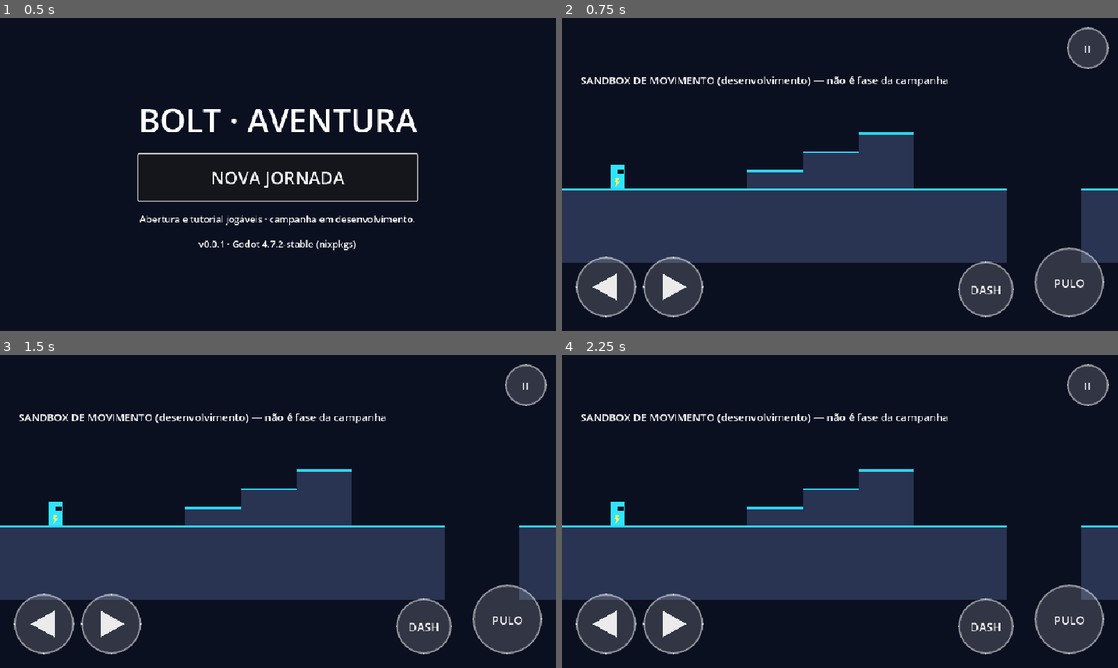
Above: before the commit, frames 1-4 (two rows, left to right).
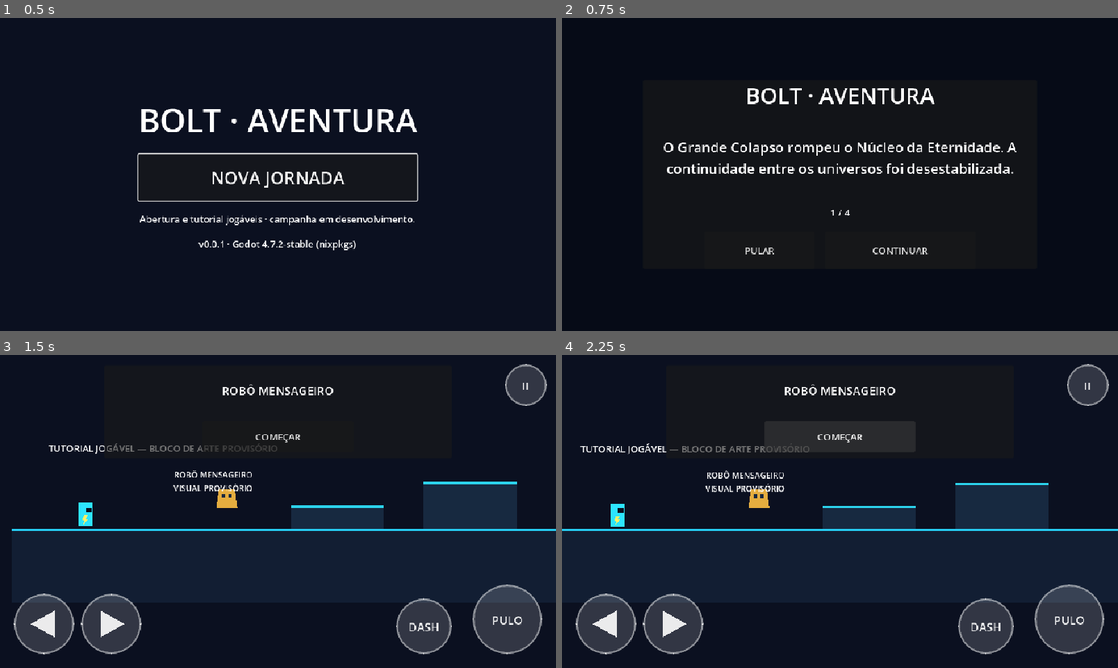
Above: after the commit, the same moments.

Repository: jyanzy19-yml/new-bolt-aventura
Game: Godot game, scene res://scenes/boot/boot.tscn
The game is run twice, just before and just after one commit, with the same random seed, the same clock (stepped at 60 frames per second) and the same inputs.
Inputs (mouse positions are in pixels of both pictures, inside the frame that each line leads up to):
- Up to frame 1 (0.5 s): no input
- Up to frame 2 (0.75 s): click "NOVA JORNADA" at 0.5 s
- Up to frame 3 (1.5 s): click (200, 586) at 1.25 s, where only the run after the commit has a clickable "PULAR"
- Up to frame 4 (2.25 s): click (840, 436) at 2 s, where only the run after the commit has a clickable "COMEÇAR"

Frame 1 is identical in both runs. In frame 2, 34% of the frame differs, in the area x 0-100%, y 2-96%; in frame 3, 29%; in frame 4, 30%.
Error after the commit: Invalid access to property or key 'body_entered' on a base object of type 'null instance'. (res://scripts/tutorial/tutorial.gd:28)

Commit message:
feat: connect main menu to campaign opening

Diff:
--- a/scripts/ui/main_menu.gd
+++ b/scripts/ui/main_menu.gd
@@ -2,7 +2,7 @@
 ## Menu principal. Só expõe o que funciona: entrar na sandbox de movimento (desenvolvimento).
 ## Continuar, configurações, seleção de mundo etc. aparecerão quando existirem de verdade.
 
-const SANDBOX_PATH: String = "res://scenes/levels/sandbox/movement_sandbox.tscn"
+const OPENING_PATH: String = "res://scenes/campaign/opening_cinematic.tscn"
 
 @onready var _version: Label = %VersionLabel
 @onready var _play: Button = %PlayButton
@@ -24,5 +24,5 @@
 		push_error("MainMenu: autoload SceneFlow ausente.")
 		return
 	_play.disabled = true  # evita segundo toque durante o carregamento
-	if not flow.change_scene(SANDBOX_PATH):
+	if not flow.change_scene(OPENING_PATH):
 		_play.disabled = false
